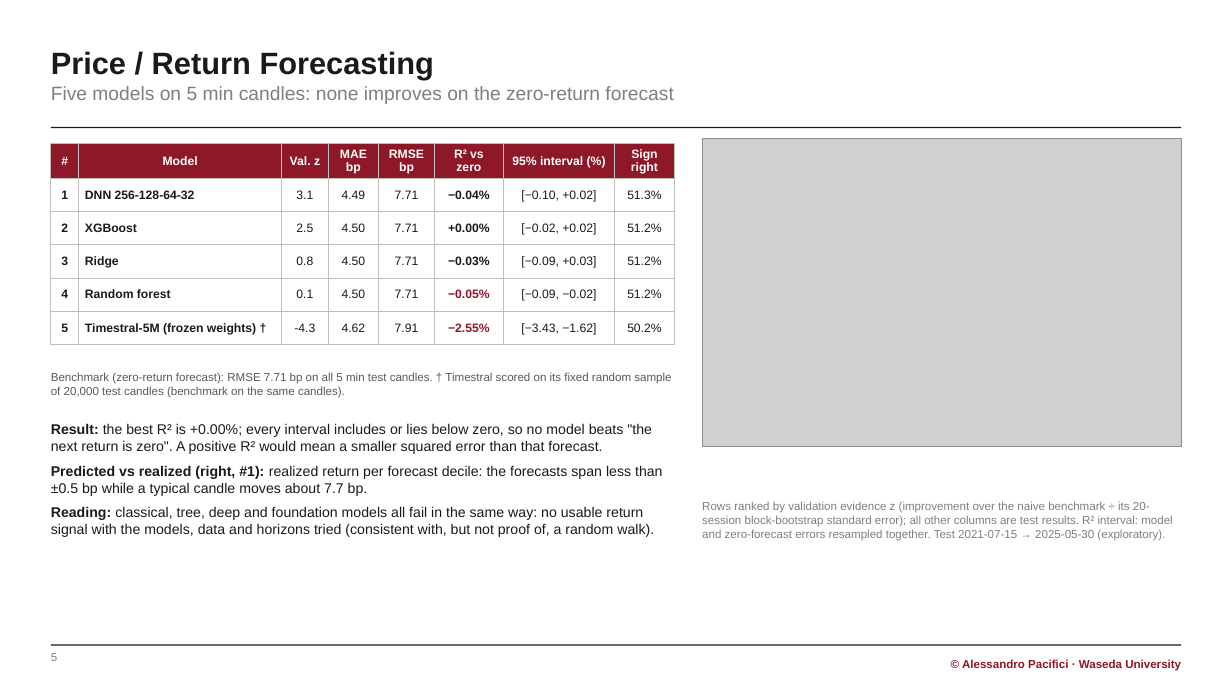
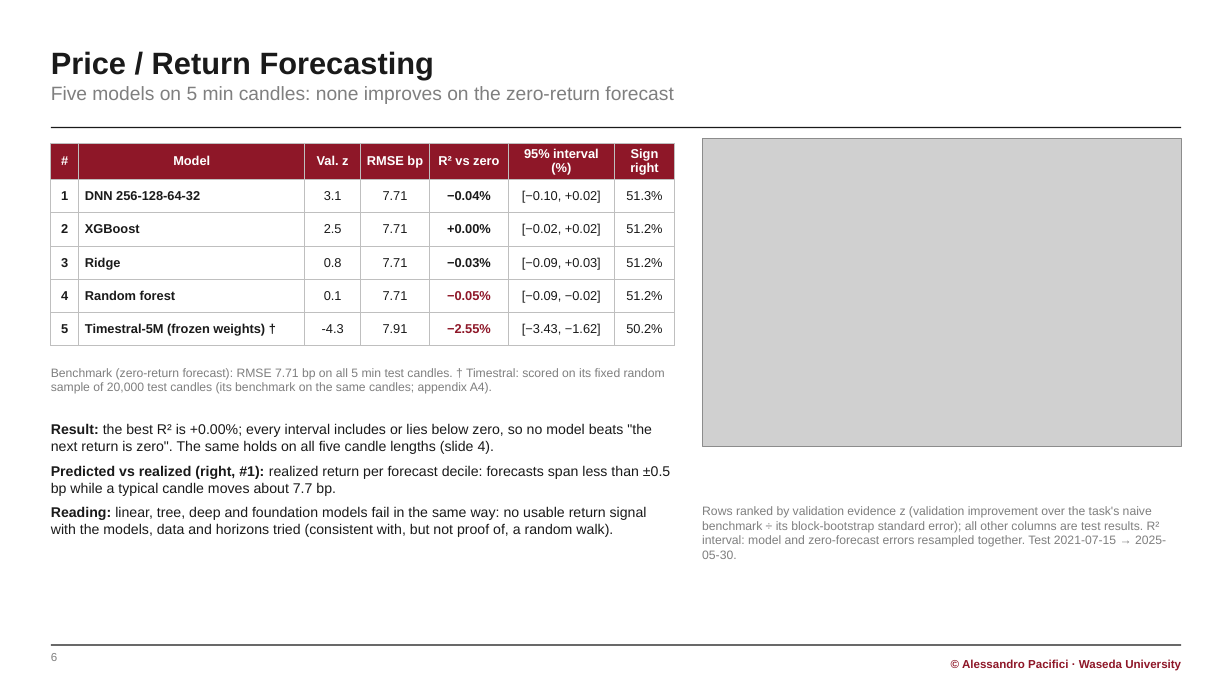
Before and after one commit to Paciooo/Project_ai_ML_bigdata, a slide deck: slide 6 of presentation/NASDAQ_multitarget_report.pptx (slide 5 before the commit). Drawn at 1232x693 pixels with LibreOffice and Linux fonts; fonts in the diff are those of the drawing; grey boxes stand for pictures. Boxes give left, top, right and bottom in pixels: in the first picture for what was removed or moved away, otherwise in the second. Text is boxed around its words. In the diff, an @@ line names an element or a change of style, - is before the commit and + after.

```diff
--- a/presentation/NASDAQ_multitarget_report.pptx
+++ b/presentation/NASDAQ_multitarget_report.pptx
@@ table at [51,143,675,340] @@
-column 4: MAE bp | 4.49 | 4.50 | 4.50 | 4.50 | 4.62
@@ text at [51,368,665,394]: text changed; size 9 to 9.5 pt; text colour #595959 to #7F7F7F @@
-Benchmark (zero-return forecast): RMSE 7.71 bp on all 5 min test candles. † Timestral scored on its fixed random sample of 20,000 test candles (benchmark on the same candles).
+Benchmark (zero-return forecast): RMSE 7.71 bp on all 5 min test candles. † Timestral: scored on its fixed random sample of 20,000 test candles (its benchmark on the same candles; appendix A4).
@@ text at [51,423,670,537]: text changed @@
-▪ Result: the best R² is +0.00%; every interval includes or lies below zero, so no model beats "the next return is zero". A positive R² would mean a smaller squared error than that forecast.
-▪ Predicted vs realized (right, #1): realized return per forecast decile: the forecasts span less than ±0.5 bp while a typical candle moves about 7.7 bp.
-▪ Reading: classical, tree, deep and foundation models all fail in the same way: no usable return signal with the models, data and horizons tried (consistent with, but not proof of, a random walk).
+▪ Result: the best R² is +0.00%; every interval includes or lies below zero, so no model beats "the next return is zero". The same holds on all five candle lengths (slide 4).
+▪ Predicted vs realized (right, #1): realized return per forecast decile: forecasts span less than ±0.5 bp while a typical candle moves about 7.7 bp.
+▪ Reading: linear, tree, deep and foundation models fail in the same way: no usable return signal with the models, data and horizons tried (consistent with, but not proof of, a random walk).
@@ text at [702,506,1166,559]: text changed; size 9 to 9.5 pt @@
-Rows ranked by validation evidence z (improvement over the naive benchmark ÷ its 20-session block-bootstrap standard error); all other columns are test results. R² interval: model and zero-forecast errors resampled together. Test 2021-07-15 → 2025-05-30 (exploratory).
+Rows ranked by validation evidence z (validation improvement over the task's naive benchmark ÷ its block-bootstrap standard error); all other columns are test results. R² interval: model and zero-forecast errors resampled together. Test 2021-07-15 → 2025-05-30.
```
Also in this commit, not shown: 6 other slides changed, 2 slides added, 1 slide removed, 23 other files.
